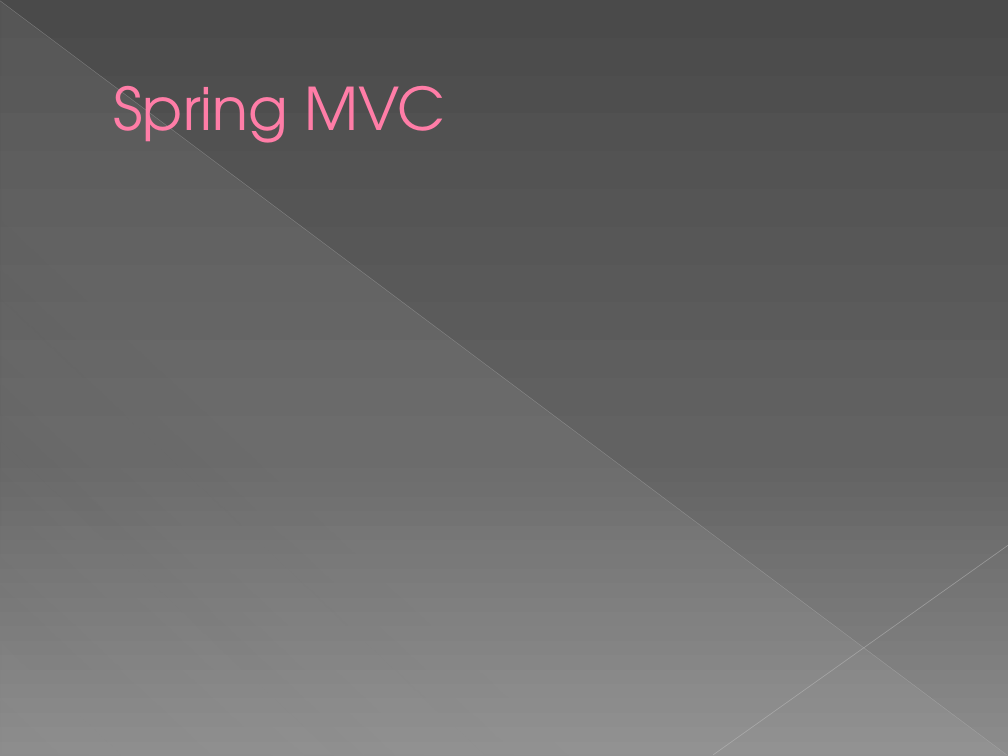
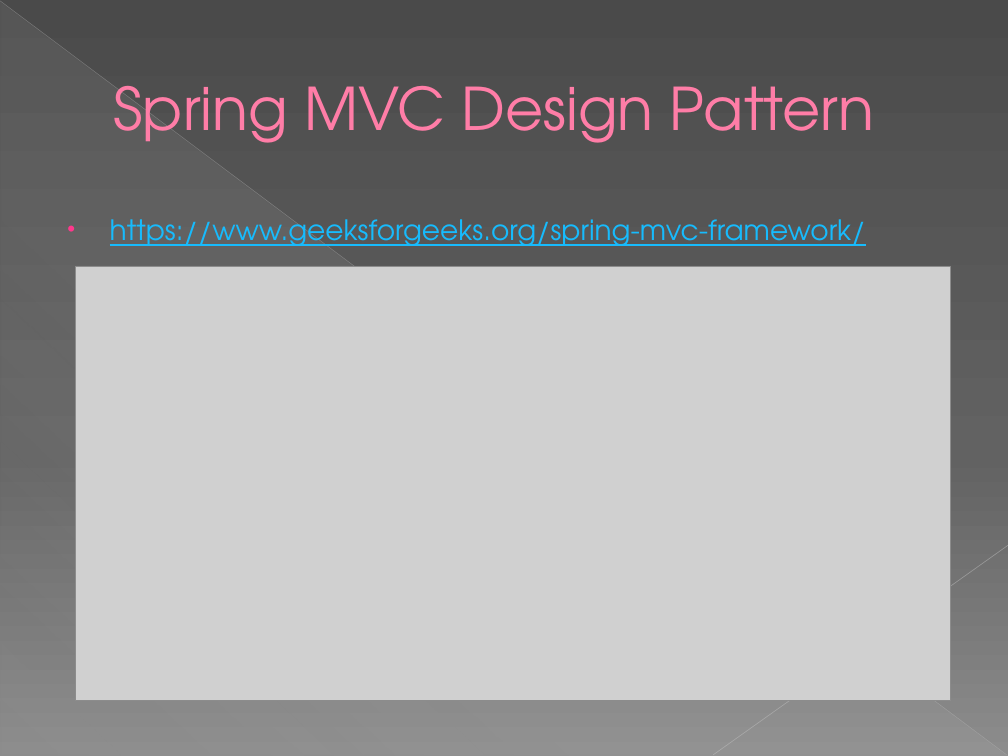
Before and after one commit to theavi/relocation_buddy, a slide deck: slide 6 of rlb.pptx (slide 7 before the commit). Drawn at 1008x756 pixels with LibreOffice and Linux fonts; fonts in the diff are those of the drawing; grey boxes stand for pictures. Boxes give left, top, right and bottom in pixels: in the first picture for what was removed or moved away, otherwise in the second. Text is boxed around its words. In the diff, an @@ line names an element or a change of style, - is before the commit and + after.

```diff
--- a/rlb.pptx
+++ b/rlb.pptx
@@ title at [114,86,874,143]: text changed @@
-Spring MVC
+Spring MVC Design Pattern
@@ text added at [110,219,866,246], 20 pt, text #17BBFD, underline @@
+• https://www.geeksforgeeks.org/spring-mvc-framework/
@@ picture added at [76,267,952,701] @@
```
Also in this commit, not shown: 7 slides removed, 5 other files.
